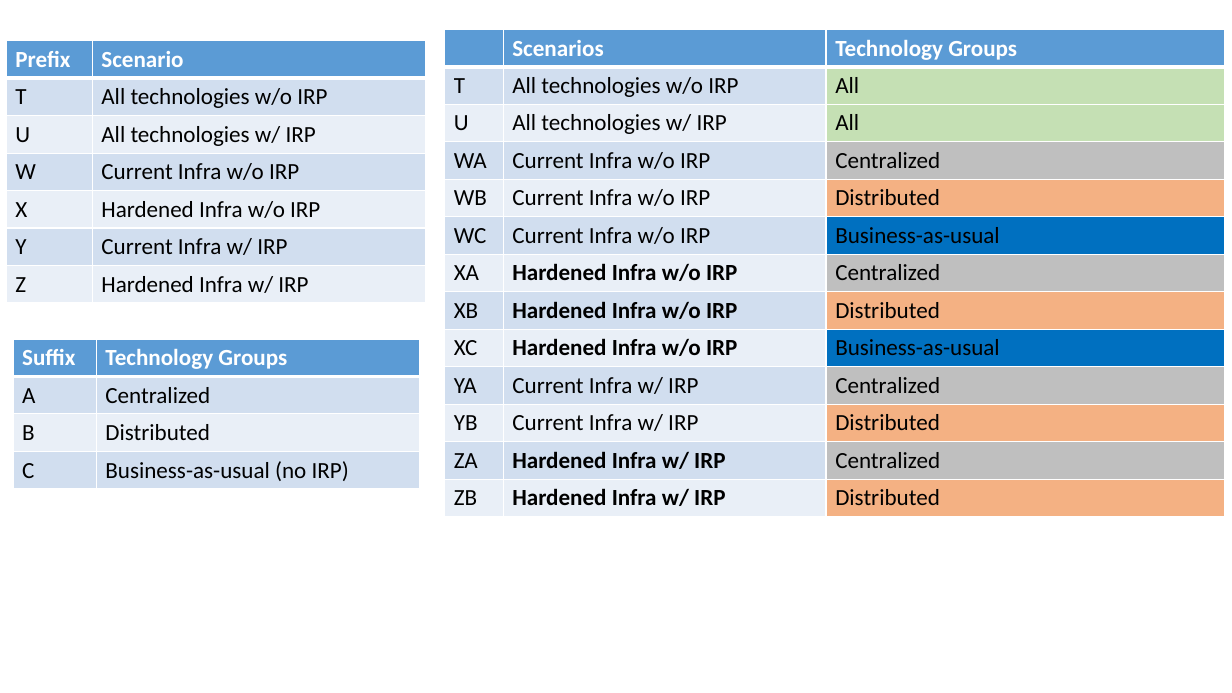
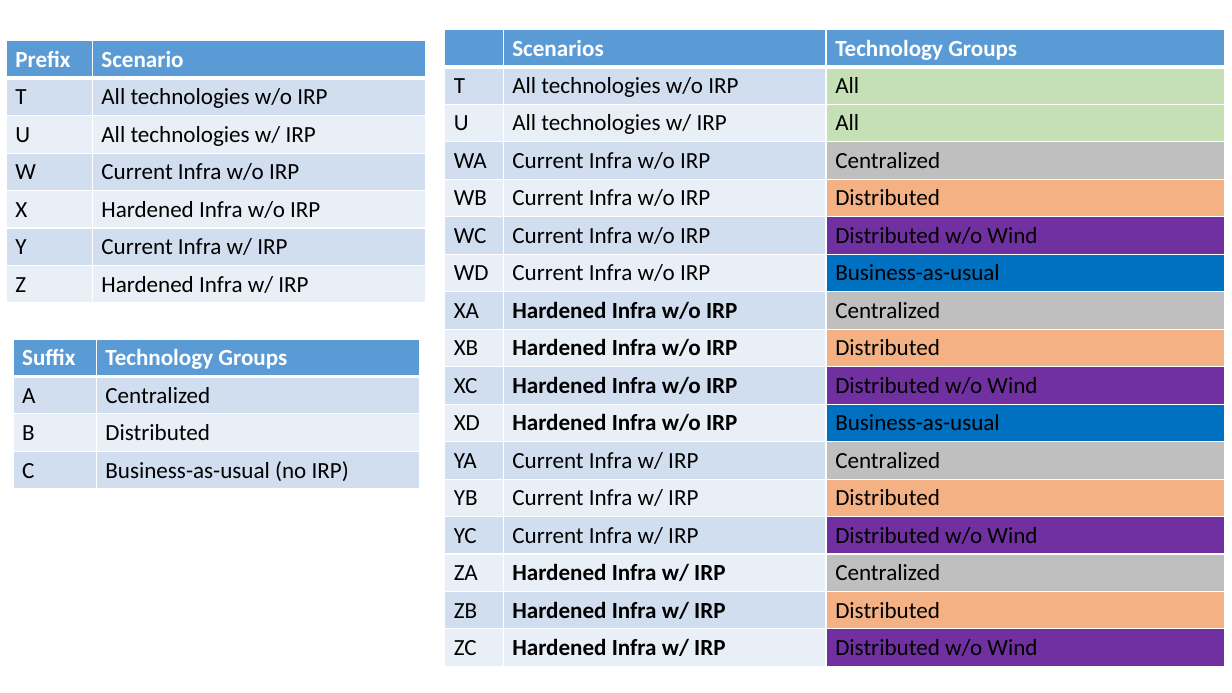
Before and after one commit to EnergyModels/temoatools, a slide deck: slide 2 of projects/puerto_rico_stoch/data/scenario_overview.pptx. Drawn at 1232x693 pixels with LibreOffice and Linux fonts; fonts in the diff are those of the drawing. Boxes give left, top, right and bottom in pixels: in the first picture for what was removed or moved away, otherwise in the second. Text is boxed around its words. In the diff, an @@ line names an element or a change of style, - is before the commit and + after.

```diff
--- a/projects/puerto_rico_stoch/data/scenario_overview.pptx
+++ b/projects/puerto_rico_stoch/data/scenario_overview.pptx
@@ table at (445,30,1226,666) @@
-row 6: WC | Current Infra w/o IRP | Business-as-usual
+row 6: WC | Current Infra w/o IRP | Distributed w/o Wind
+row 7: WD | Current Infra w/o IRP | Business-as-usual
-row 9: XC | Hardened Infra w/o IRP | Business-as-usual
+row 10: XC | Hardened Infra w/o IRP | Distributed w/o Wind
+row 11: XD | Hardened Infra w/o IRP | Business-as-usual
+row 14: YC | Current Infra w/ IRP | Distributed w/o Wind
+row 17: ZC | Hardened Infra w/ IRP | Distributed w/o Wind
```
Also in this commit, not shown: 3 other files.
